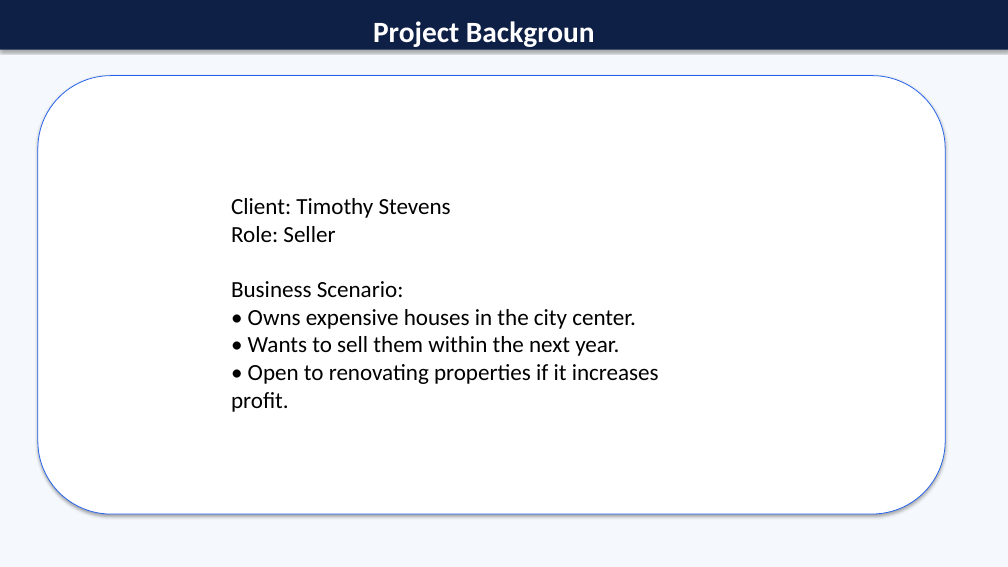
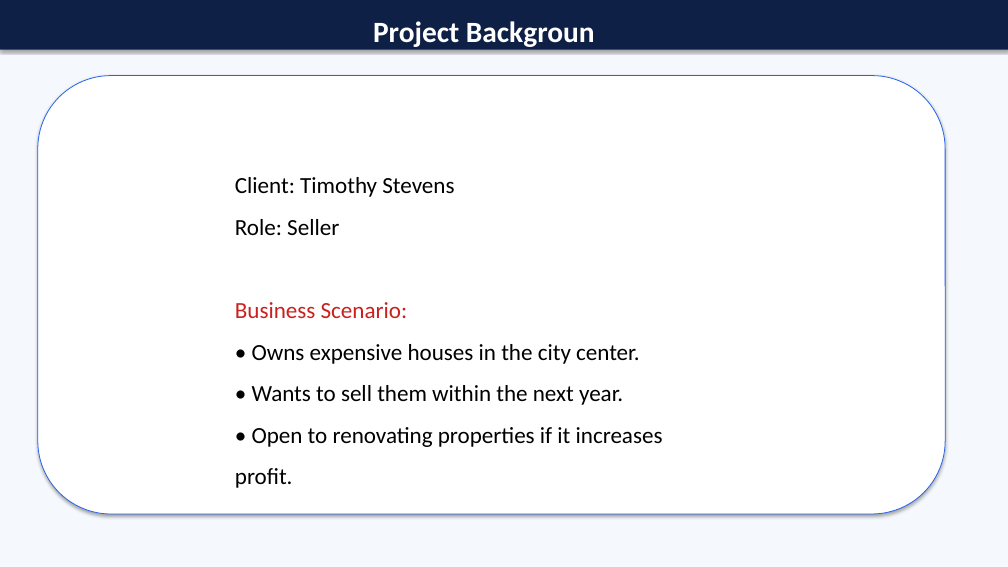
Before and after one commit to elhamrouzban/king_county_housing, a slide deck: slide 2 of Professional_King_County_EDA_Presentation.pptx. Drawn at 1008x567 pixels with LibreOffice and Linux fonts; fonts in the diff are those of the drawing. Boxes give left, top, right and bottom in pixels: in the first picture for what was removed or moved away, otherwise in the second. Text is boxed around its words. In the diff, an @@ line names an element or a change of style, - is before the commit and + after.

```diff
--- a/Professional_King_County_EDA_Presentation.pptx
+++ b/Professional_King_County_EDA_Presentation.pptx
@@ text "Client: Timothy Stevens Role: Seller ...": place and size @@
-text "Client: Timothy Stevens Role: Seller ..." at [231,198,659,384]
+text "Client: Timothy Stevens Role: Seller ..." at [235,177,663,488]
@@ text "Client: Timothy Stevens Role: Seller ..." at [235,177,663,488]: text colour #000000 to #C9211E, highlight none to #FFFFFF in "Business Scenario:"; line spacing 1 to 1.5 @@
```
Also in this commit, not shown: 2 other slides changed, 13 other files.
